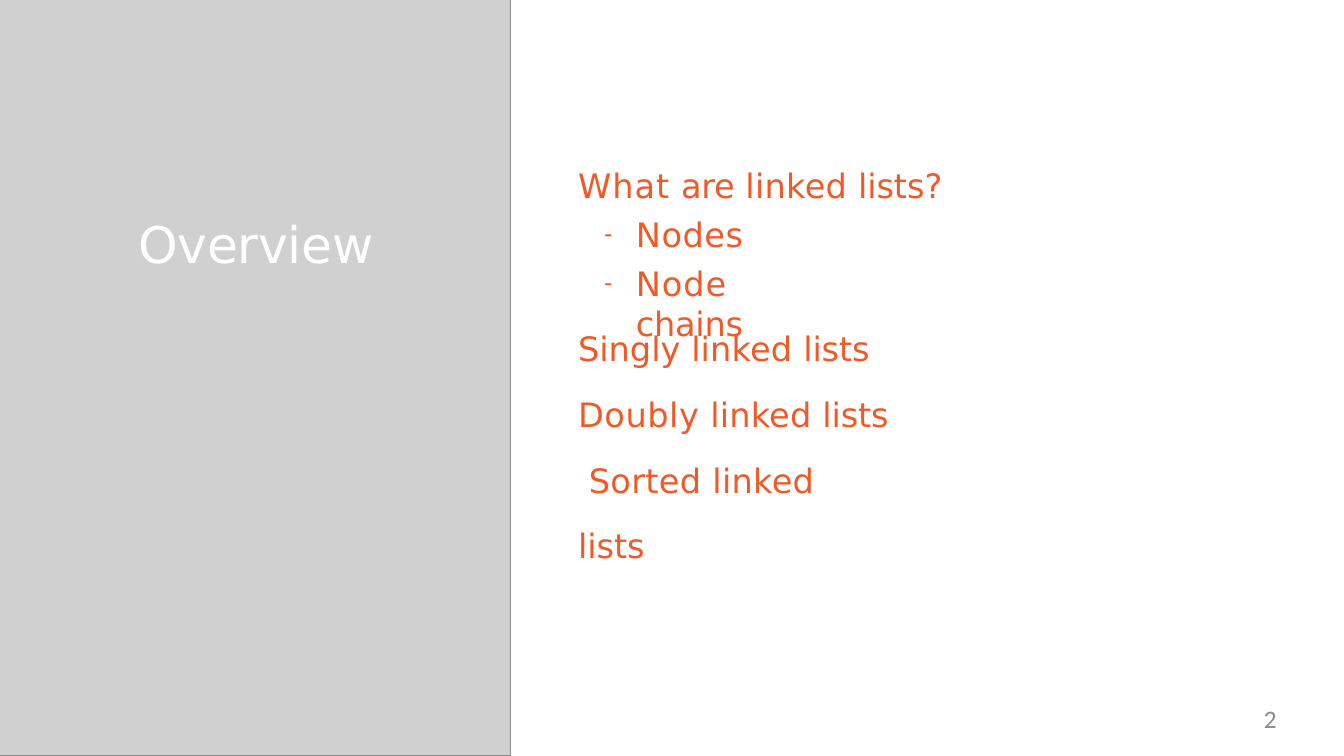
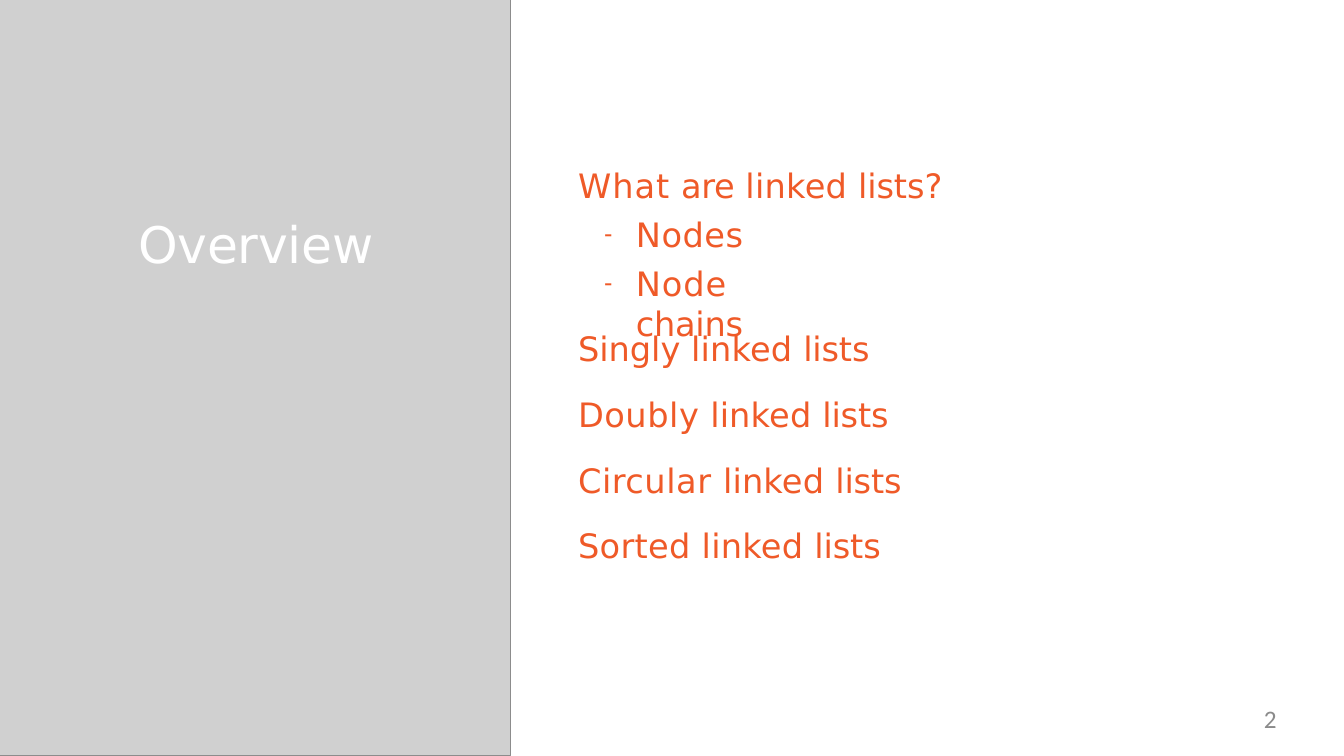
Before and after one commit to StevenJoseph19/DXC-FSD, a slide deck: slide 2 of 1. Core Java/Day 8/Slides/26. Linked Lists/linked-lists-slides.pptx. Drawn at 1344x756 pixels with LibreOffice and Linux fonts; fonts in the diff are those of the drawing; grey boxes stand for pictures. Boxes give left, top, right and bottom in pixels: in the first picture for what was removed or moved away, otherwise in the second. Text is boxed around its words. In the diff, an @@ line names an element or a change of style, - is before the commit and + after.

```diff
--- a/1. Core Java/Day 8/Slides/26. Linked Lists/linked-lists-slides.pptx
+++ b/1. Core Java/Day 8/Slides/26. Linked Lists/linked-lists-slides.pptx
@@ text at (578,401,901,559): text changed @@
-Doubly linked lists Sorted linked lists
+Doubly linked lists
+Circular linked lists
+Sorted linked lists
```
Also in this commit, not shown: 8 other files.
